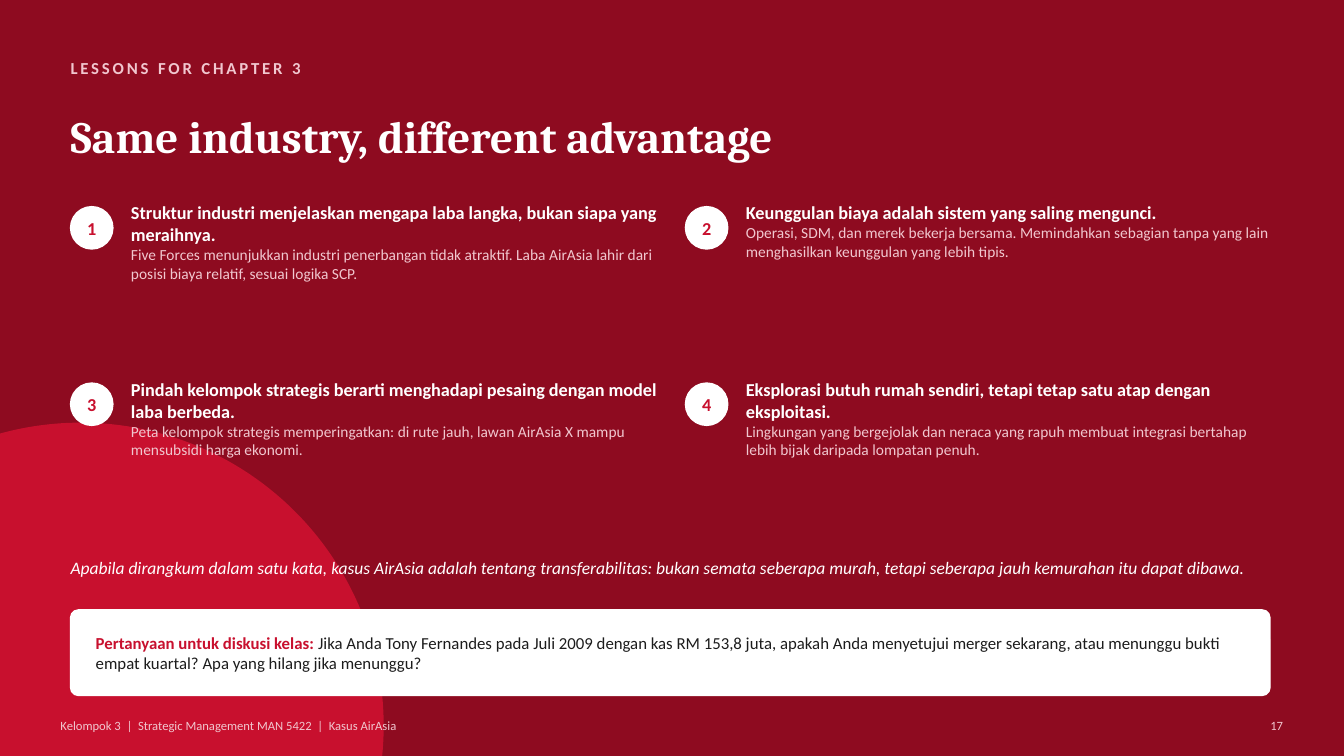
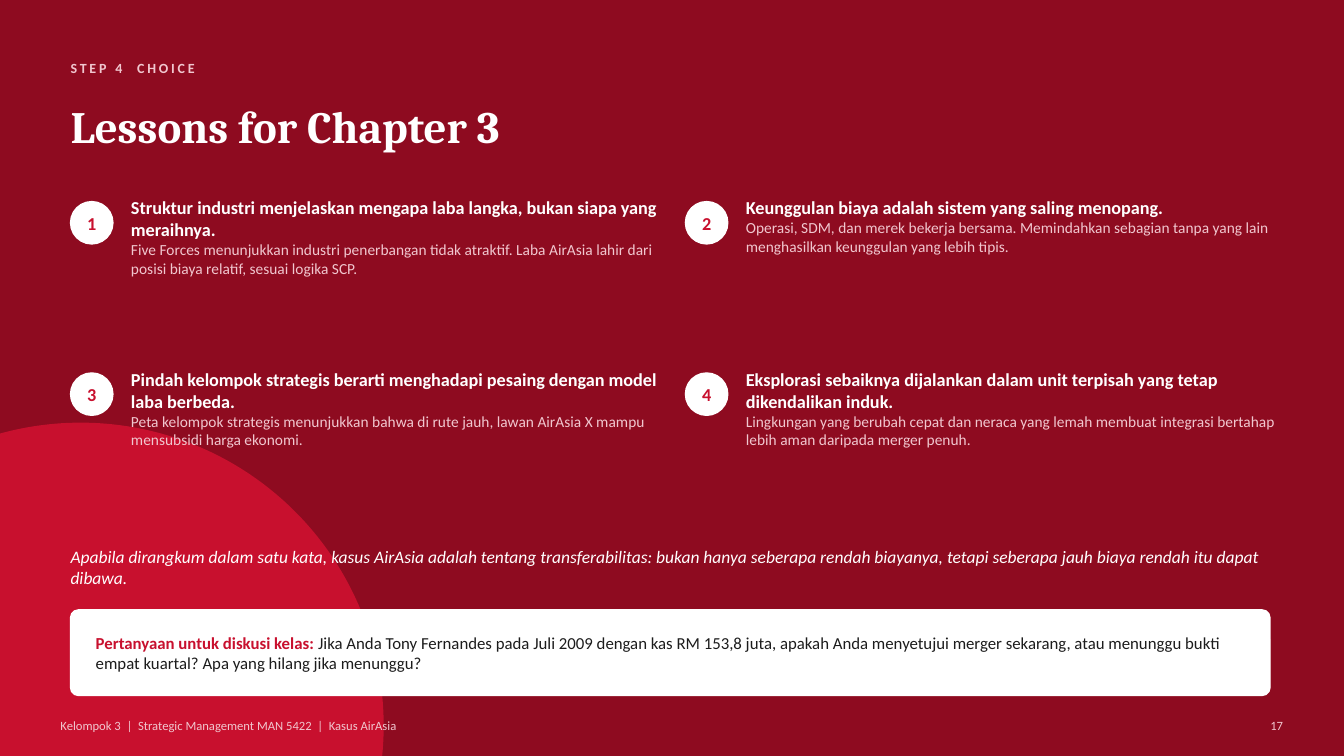
Before and after one commit to aslihabnuri/Dom-Manipulation, a slide deck: slide 17 of strategic-management/airasia-case/SMJKT_Group 3_Aslih_Case AirAsia.pptx. Drawn at 1344x756 pixels with LibreOffice and Linux fonts; fonts in the diff are those of the drawing. Boxes give left, top, right and bottom in pixels: in the first picture for what was removed or moved away, otherwise in the second. Text is boxed around its words. In the diff, an @@ line names an element or a change of style, - is before the commit and + after.

```diff
--- a/strategic-management/airasia-case/SMJKT_Group 3_Aslih_Case AirAsia.pptx
+++ b/strategic-management/airasia-case/SMJKT_Group 3_Aslih_Case AirAsia.pptx
@@ text at (71,64,195,73): text changed; size 12 to 10 pt @@
-LESSONS FOR CHAPTER 3
+STEP 4 CHOICE
@@ text at (71,111,500,153): text changed @@
-Same industry, different advantage
+Lessons for Chapter 3
@@ text "Struktur industri menjelaskan mengapa laba ...": place and size @@
-text "Struktur industri menjelaskan mengapa laba ..." at (131,206,657,282)
+text "Struktur industri menjelaskan mengapa laba ..." at (131,201,657,277)
@@ 2 texts, 2 ellipses: place and size @@
-2 texts, 2 ellipses at (71,207,728,249)
+2 texts, 2 ellipses at (71,202,728,244)
@@ text at (746,201,1163,217): text changed @@
-Keunggulan biaya adalah sistem yang saling mengunci.
+Keunggulan biaya adalah sistem yang saling menopang.
@@ text "Pindah kelompok strategis berarti menghadapi ...": place and size @@
-text "Pindah kelompok strategis berarti menghadapi ..." at (131,383,657,460)
+text "Pindah kelompok strategis berarti menghadapi ..." at (131,373,657,448)
@@ 2 texts, 2 ellipses: place and size @@
-2 texts, 2 ellipses at (71,383,728,425)
+2 texts, 2 ellipses at (71,373,728,415)
@@ text at (746,373,1274,448): text changed @@
-Eksplorasi butuh rumah sendiri, tetapi tetap satu atap dengan eksploitasi.
-Lingkungan yang bergejolak dan neraca yang rapuh membuat integrasi bertahap lebih bijak daripada lompatan penuh.
+Eksplorasi sebaiknya dijalankan dalam unit terpisah yang tetap dikendalikan induk.
+Lingkungan yang berubah cepat dan neraca yang lemah membuat integrasi bertahap lebih aman daripada merger penuh.
@@ text at (131,416,644,448): text changed @@
-Peta kelompok strategis memperingatkan: di rute jauh, lawan AirAsia X mampu mensubsidi harga ekonomi.
+Peta kelompok strategis menunjukkan bahwa di rute jauh, lawan AirAsia X mampu mensubsidi harga ekonomi.
@@ text at (71,551,1259,584): text changed @@
-Apabila dirangkum dalam satu kata, kasus AirAsia adalah tentang transferabilitas: bukan semata seberapa murah, tetapi seberapa jauh kemurahan itu dapat dibawa.
+Apabila dirangkum dalam satu kata, kasus AirAsia adalah tentang transferabilitas: bukan hanya seberapa rendah biayanya, tetapi seberapa jauh biaya rendah itu dapat dibawa.
```
Also in this commit, not shown: 15 other slides changed, 1 slide added, 1 slide removed, 2 other files.
